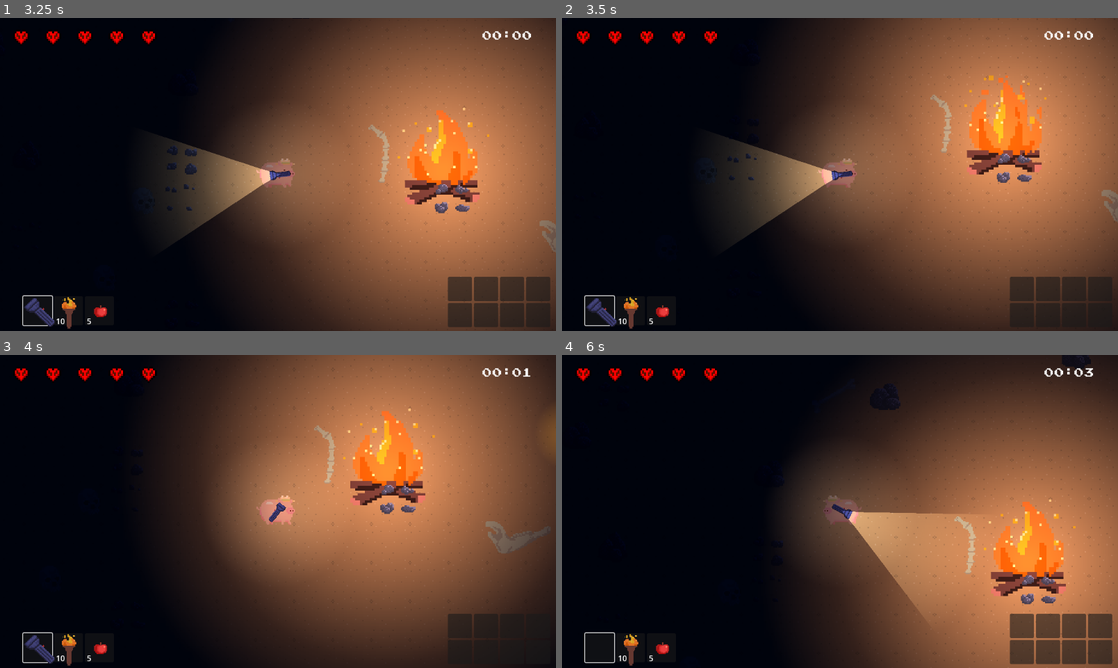
Above: before the commit, frames 1-4 (two rows, left to right).
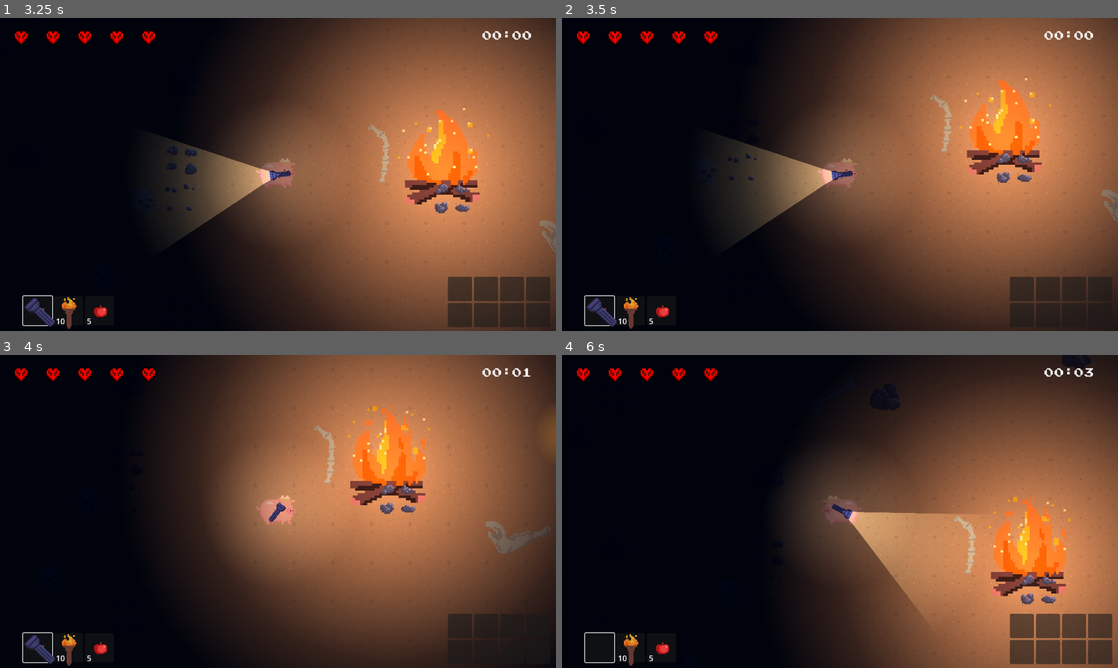
Above: after the commit, the same moments.

Repository: JasonLee4/MaizeRunnerGame
Game: Godot game, scene res://scenes/menus/main_menu.tscn
The game is run twice, just before and just after one commit, with the same random seed, the same clock (stepped at 60 frames per second) and the same inputs. Sound files missing from this copy of the repository are replaced by a short silence.
Inputs (mouse positions are in pixels of both pictures, inside the frame that each line leads up to):
- Up to frame 1 (3.25 s): click (278, 180) at 0.5 s; click "Main Level" at 1.25 s; tap Enter at 2 s; move the mouse to (400, 158) at 2.02 s; hold D (right) 2.03-2.78 s; hold F (advance_dialogue) 2.03-2.78 s; tap Space (dash) at 2.75, 2.85 s; move the mouse to (166, 190) at 2.77 s; hold S (down) from 2.78 s (still down)
- Up to frame 2 (3.5 s): keep holding S (down)
- Up to frame 3 (4 s): move the mouse to (333, 442) at 3.52 s; release S (down) at 3.53 s; hold D (right) from 3.53 s (still down); click (333, 442) at 3.6 s
- Up to frame 4 (6 s): move the mouse to (812, 574) at 4.27 s; release D (right) at 4.28 s; hold W (up) 4.28-5.03 s; tap Mouse wheel down (scroll_down) at 4.35 s; move the mouse to (1006, 558) at 5.02 s; hold Mouse wheel up (scroll_up) 5.03-5.78 s; hold A (left) from 5.03 s (still down); tap R (reload) at 5.65 s; move the mouse to (673, 464) at 5.77 s; right-click (673, 464) at 5.85 s

Frame 1 is identical in both runs. In frame 2, 0.6% of the frame differs, in the area x 71-88%, y 18-44%; in frame 3, 0.6%; in frame 4, 0.7%, in the area x 75-93%, y 45-70%.

Commit message:
update torch and fire sprites

Diff:
--- a/scenes/characters/pig.tscn
+++ b/scenes/characters/pig.tscn
@@ -7,8 +7,8 @@
 [ext_resource type="PackedScene" uid="uid://bl5yl2pomtmqm" path="res://scenes/lights/flashlight.tscn" id="4_33qj8"]
 [ext_resource type="Script" path="res://scenes/states/state_moving.gd" id="4_75rr4"]
 [ext_resource type="Script" path="res://scenes/states/state_rolling.gd" id="4_a3gfp"]
-[ext_resource type="Texture2D" uid="uid://beee3j71psqn4" path="res://assets/spritesheets/torchgif.png" id="4_ca7rt"]
 [ext_resource type="Texture2D" uid="uid://1m6kvuxu25w5" path="res://assets/spritesheets/whitecircle.png" id="4_ws5bl"]
+[ext_resource type="Texture2D" uid="uid://dkj0nu7jyyh65" path="res://assets/spritesheets/torchhh1.png" id="5_e87gt"]
 [ext_resource type="Script" path="res://scenes/levels/Camera.gd" id="10_sbke0"]
 
 [sub_resource type="CapsuleShape2D" id="CapsuleShape2D_a3r7q"]
@@ -40,7 +40,7 @@
 tracks/1/type = "value"
 tracks/1/imported = false
 tracks/1/enabled = true
-tracks/1/path = NodePath("weapon_sprite:frame")
+tracks/1/path = NodePath("Roll:frame")
 tracks/1/interp = 1
 tracks/1/loop_wrap = true
 tracks/1/keys = {
@@ -48,75 +48,6 @@
 "transitions": PackedFloat32Array(1),
 "update": 1,
 "values": [0]
-}
-tracks/2/type = "value"
-tracks/2/imported = false
-tracks/2/enabled = true
-tracks/2/path = NodePath("Roll:frame")
-tracks/2/interp = 1
-tracks/2/loop_wrap = true
-tracks/2/keys = {
-"times": PackedFloat32Array(0),
-"transitions": PackedFloat32Array(1),
-"update": 1,
-"values": [0]
-}
-tracks/3/type = "value"
-tracks/3/imported = false
-tracks/3/enabled = true
-tracks/3/path = NodePath("Torch:frame")
-tracks/3/interp = 1
-tracks/3/loop_wrap = true
-tracks/3/keys = {
-"times": PackedFloat32Array(0),
-"transitions": PackedFloat32Array(1),
-"update": 1,
-"values": [1]
-}
-
-[sub_resource type="Animation" id="Animation_87a35"]
-resource_name = "pigroll"
-length = 0.4
-tracks/0/type = "value"
-tracks/0/imported = false
-tracks/0/enabled = true
-tracks/0/path = NodePath("Roll:frame")
-tracks/0/interp = 1
-tracks/0/loop_wrap = true
-tracks/0/keys = {
-"times": PackedFloat32Array(0, 0.1, 0.2, 0.3, 0.4, 0.8),
-"transitions": PackedFloat32Array(1, 1, 1, 1, 1, 1),
-"update": 1,
-"values": [8, 8, 9, 8, 9, 0]
-}
-
-[sub_resource type="Animation" id="Animation_utpj3"]
-resource_name = "pigwalk"
-length = 0.8
-loop_mode = 1
-tracks/0/type = "value"
-tracks/0/imported = false
-tracks/0/enabled = true
-tracks/0/path = NodePath("Sprite2D:frame")
-tracks/0/interp = 1
-tracks/0/loop_wrap = true
-tracks/0/keys = {
-"times": PackedFloat32Array(0, 0.1, 0.2, 0.3, 0.4, 0.5, 0.6, 0.7, 0.8),
-"transitions": PackedFloat32Array(1, 1, 1, 1, 1, 1, 1, 1, 1),
-"update": 1,
-"values": [0, 5, 1, 2, 3, 4, 5, 6, 3]
-}
-tracks/1/type = "value"
-tracks/1/imported = false
-tracks/1/enabled = true
-tracks/1/path = NodePath("weapon_sprite:frame")
-tracks/1/interp = 1
-tracks/1/loop_wrap = true
-tracks/1/keys = {
-"times": PackedFloat32Array(0, 0.1, 0.2, 0.3, 0.4, 0.5, 0.6, 0.7, 0.8),
-"transitions": PackedFloat32Array(1, 1, 1, 1, 1, 1, 1, 1, 1),
-"update": 1,
-"values": [0, 0, 0, 0, 0, 0, 0, 0, 0]
 }
 tracks/2/type = "value"
 tracks/2/imported = false
@@ -125,10 +56,55 @@
 tracks/2/interp = 1
 tracks/2/loop_wrap = true
 tracks/2/keys = {
+"times": PackedFloat32Array(0),
+"transitions": PackedFloat32Array(1),
+"update": 1,
+"values": [1]
+}
+
+[sub_resource type="Animation" id="Animation_87a35"]
+resource_name = "pigroll"
+length = 0.4
+tracks/0/type = "value"
+tracks/0/imported = false
+tracks/0/enabled = true
+tracks/0/path = NodePath("Roll:frame")
+tracks/0/interp = 1
+tracks/0/loop_wrap = true
+tracks/0/keys = {
+"times": PackedFloat32Array(0, 0.1, 0.2, 0.3, 0.4, 0.8),
+"transitions": PackedFloat32Array(1, 1, 1, 1, 1, 1),
+"update": 1,
+"values": [8, 8, 9, 8, 9, 0]
+}
+
+[sub_resource type="Animation" id="Animation_utpj3"]
+resource_name = "pigwalk"
+length = 0.8
+loop_mode = 1
+tracks/0/type = "value"
+tracks/0/imported = false
+tracks/0/enabled = true
+tracks/0/path = NodePath("Sprite2D:frame")
+tracks/0/interp = 1
+tracks/0/loop_wrap = true
+tracks/0/keys = {
+"times": PackedFloat32Array(0, 0.1, 0.2, 0.3, 0.4, 0.5, 0.6, 0.7, 0.8),
+"transitions": PackedFloat32Array(1, 1, 1, 1, 1, 1, 1, 1, 1),
+"update": 1,
+"values": [0, 5, 1, 2, 3, 4, 5, 6, 3]
+}
+tracks/1/type = "value"
+tracks/1/imported = false
+tracks/1/enabled = true
+tracks/1/path = NodePath("Torch:frame")
+tracks/1/interp = 1
+tracks/1/loop_wrap = true
+tracks/1/keys = {
 "times": PackedFloat32Array(0, 0.2, 0.4, 0.6, 0.8),
 "transitions": PackedFloat32Array(1, 1, 1, 1, 1),
 "update": 1,
-"values": [0, 1, 0, 1, 0]
+"values": [0, 1, 2, 3, 0]
 }
 
 [sub_resource type="AnimationLibrary" id="AnimationLibrary_07awo"]
@@ -234,8 +210,8 @@
 visible = false
 rotation = -0.483456
 scale = Vector2(0.5, 0.5)
-texture = ExtResource("4_ca7rt")
-hframes = 2
+texture = ExtResource("5_e87gt")
+hframes = 4
 frame = 1
 
 [node name="PointLight2D" type="PointLight2D" parent="Torch"]
--- a/scenes/items/torch.tscn
+++ b/scenes/items/torch.tscn
@@ -1,33 +1,47 @@
-[gd_scene load_steps=11 format=3 uid="uid://efwdnoirj55t"]
+[gd_scene load_steps=13 format=3 uid="uid://efwdnoirj55t"]
 
 [ext_resource type="Script" path="res://scenes/items/torch.gd" id="1_kfmpc"]
 [ext_resource type="Resource" uid="uid://du10n1gotovf2" path="res://scenes/items/inventory/inv_items/Torch.tres" id="2_o4iw7"]
-[ext_resource type="Texture2D" uid="uid://beee3j71psqn4" path="res://assets/spritesheets/torchgif.png" id="3_cy505"]
 [ext_resource type="Texture2D" uid="uid://fdgdapdyi6kd" path="res://assets/textures/fading_circle.tres" id="3_fjoov"]
+[ext_resource type="Texture2D" uid="uid://dkj0nu7jyyh65" path="res://assets/spritesheets/torchhh1.png" id="4_y0hw2"]
 
 [sub_resource type="CircleShape2D" id="CircleShape2D_ydk86"]
 radius = 12.5399
 
-[sub_resource type="AtlasTexture" id="AtlasTexture_oeekn"]
-atlas = ExtResource("3_cy505")
+[sub_resource type="AtlasTexture" id="AtlasTexture_yw4th"]
+atlas = ExtResource("4_y0hw2")
 region = Rect2(0, 0, 48, 48)
 
-[sub_resource type="AtlasTexture" id="AtlasTexture_ina8w"]
-atlas = ExtResource("3_cy505")
+[sub_resource type="AtlasTexture" id="AtlasTexture_wsvkk"]
+atlas = ExtResource("4_y0hw2")
 region = Rect2(48, 0, 48, 48)
+
+[sub_resource type="AtlasTexture" id="AtlasTexture_ovbln"]
+atlas = ExtResource("4_y0hw2")
+region = Rect2(96, 0, 48, 48)
+
+[sub_resource type="AtlasTexture" id="AtlasTexture_k3cif"]
+atlas = ExtResource("4_y0hw2")
+region = Rect2(144, 0, 48, 48)
 
 [sub_resource type="SpriteFrames" id="SpriteFrames_noiea"]
 animations = [{
 "frames": [{
 "duration": 1.0,
-"texture": SubResource("AtlasTexture_oeekn")
+"texture": SubResource("AtlasTexture_yw4th")
 }, {
 "duration": 1.0,
-"texture": SubResource("AtlasTexture_ina8w")
+"texture": SubResource("AtlasTexture_wsvkk")
+}, {
+"duration": 1.0,
+"texture": SubResource("AtlasTexture_ovbln")
+}, {
+"duration": 1.0,
+"texture": SubResource("AtlasTexture_k3cif")
 }],
 "loop": true,
 "name": &"torchflame",
-"speed": 5.0
+"speed": 1.0
 }]
 
 [sub_resource type="RectangleShape2D" id="RectangleShape2D_rbb71"]
--- a/scenes/objects/FirePlace.tscn
+++ b/scenes/objects/FirePlace.tscn
@@ -25,7 +25,7 @@
 }],
 "loop": false,
 "name": &"Flicker",
-"speed": 2.0
+"speed": 1.0
 }]
 
 [sub_resource type="RectangleShape2D" id="RectangleShape2D_5ybjv"]
Binary file added: assets/spritesheets/torchhh1.png
Not shown, added: assets/spritesheets/torchhh1.png.import
